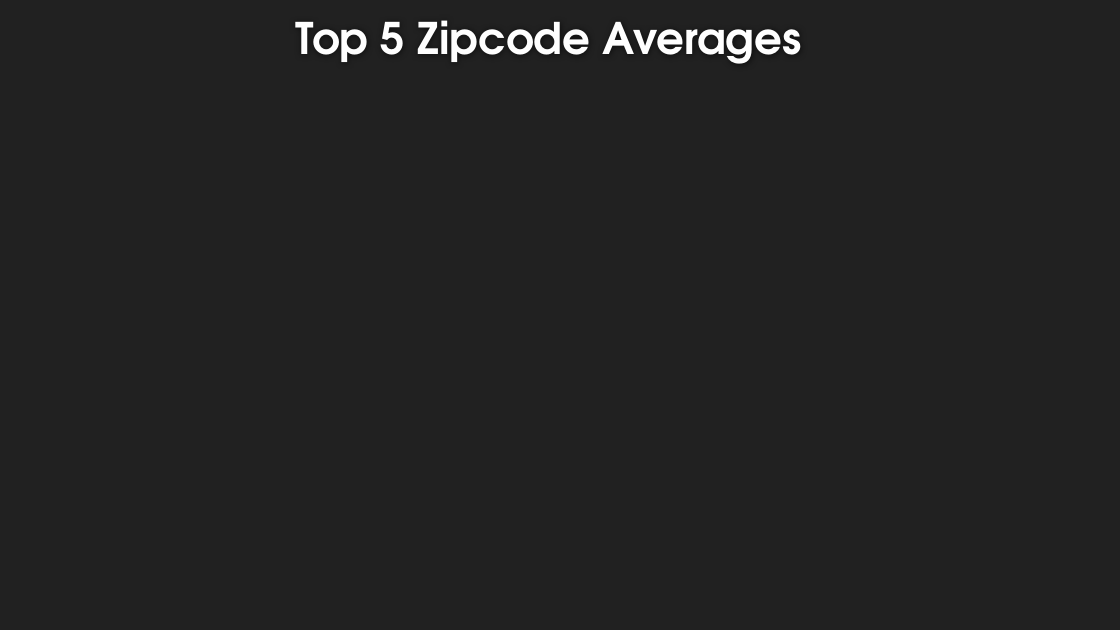
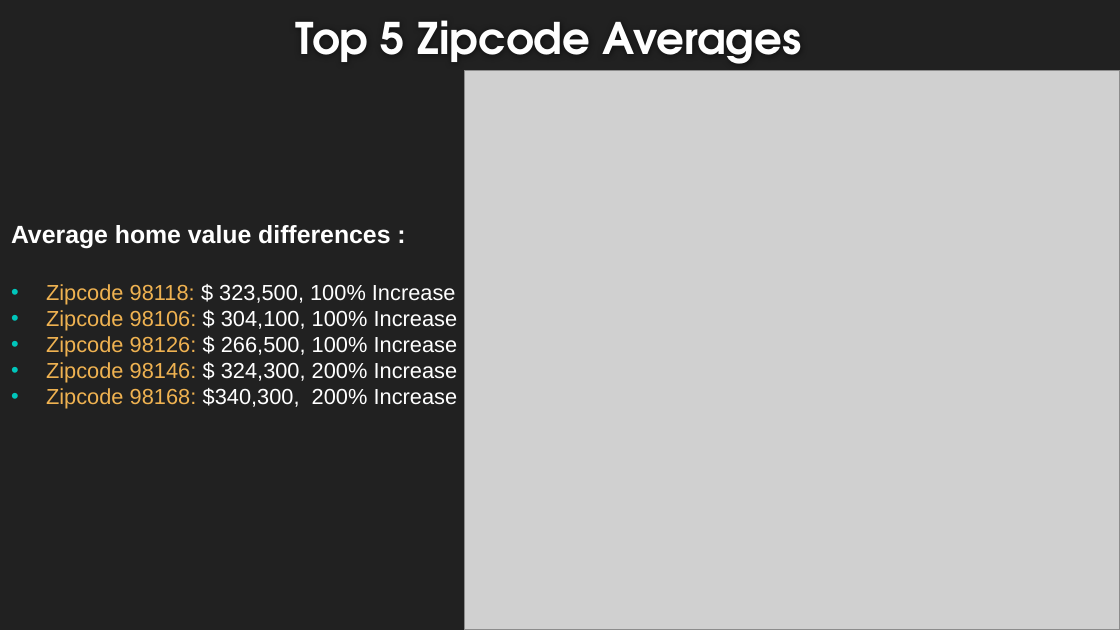
Before and after one commit to Dmvinedata/dsc-phase-2-project-v2-3, a slide deck: slide 7 of Phase2_Project_Presentation_DJackson.pptx (slide 8 before the commit). Drawn at 1120x630 pixels with LibreOffice and Linux fonts; fonts in the diff are those of the drawing; grey boxes stand for pictures; background and template pictures are left out. Boxes give left, top, right and bottom in pixels: in the first picture for what was removed or moved away, otherwise in the second. Text is boxed around its words. In the diff, an @@ line names an element or a change of style, - is before the commit and + after.

```diff
--- a/Phase2_Project_Presentation_DJackson.pptx
+++ b/Phase2_Project_Presentation_DJackson.pptx
@@ picture added at (x1=465, y1=71, x2=1120, y2=629) @@
@@ text added at (x1=11, y1=225, x2=458, y2=409), 14 pt, text #FFFFFF @@
+Average home value differences :
+• Zipcode 98118: $ 323,500, 100% Increase
+• Zipcode 98106: $ 304,100, 100% Increase
+• Zipcode 98126: $ 266,500, 100% Increase
+• Zipcode 98146: $ 324,300, 200% Increase
+• Zipcode 98168: $340,300, 200% Increase
```
Also in this commit, not shown: 6 other slides changed, 3 slides added, 2 slides removed, 9 other files.
